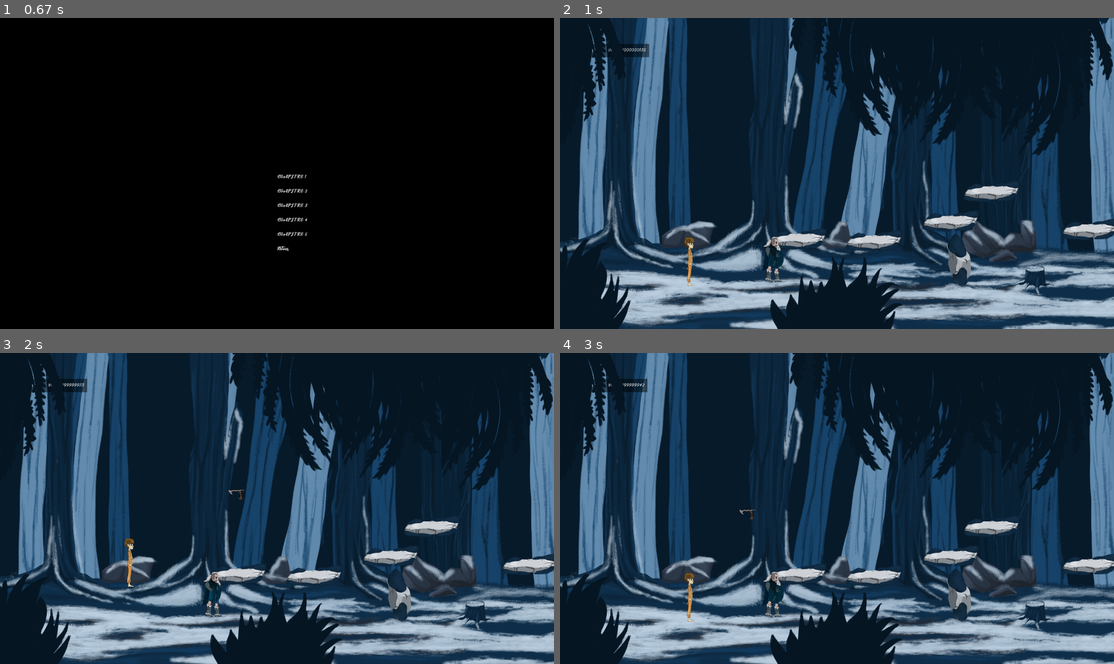
Above: before the commit, frames 1-4 (two rows, left to right).
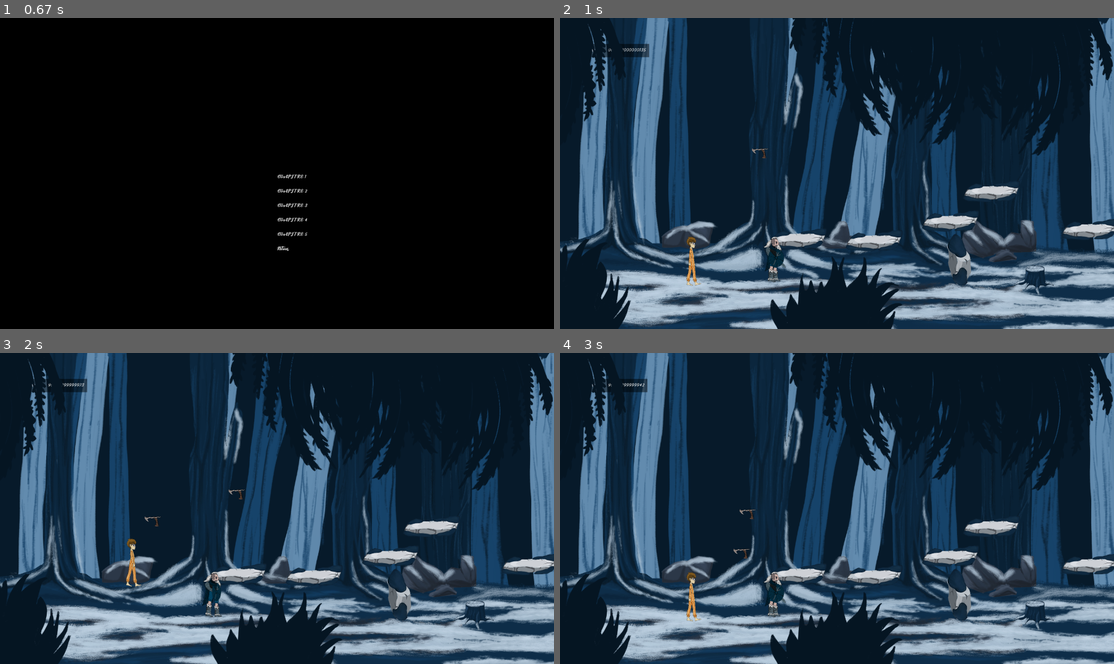
Above: after the commit, the same moments.

Repository: MomoCrash/gc-ministudio
Game: pygame game, started from main.py
Same seed, same stepped clock (60 frames per second), same inputs: the game is played once before the commit and once after it.
Inputs (mouse positions are in pixels of both pictures, inside the frame that each line leads up to):
- Up to frame 1 (0.67 s): tap Enter at 0.33 s
- Up to frame 2 (1 s): click "CHAPITRE 1" at 0.72 s
- Up to frame 3 (2 s): click (360, 399) at 1.05 s; right-click (260, 455) at 1.38 s; tap Space at 1.67 s
- Up to frame 4 (3 s): tap Space at 2.07, 2.37 s; click (1008, 502) at 2.55 s; press the mouse at (1008, 502) at 2.87 s; move the mouse to (936, 499) at 2.97 s

Frame 1 is identical in both runs. In frame 2, 0.4% of the frame differs, in the area x 22-41%, y 41-87%; in frame 3, 0.2%; in frame 4, 0.4%.

Commit message:
tiago lover

Diff:
--- a/entity.py
+++ b/entity.py
@@ -31,7 +31,7 @@
 
     def update( self, surface: pygame.Surface, camera: Vector2, deltaTime: int ) -> None:
         self.transform.position += self.velocity * deltaTime
-        self.spriteRenderer.draw( surface, camera, self.transform )
+        self.spriteRenderer.draw( surface, camera, self.transform, dt=deltaTime )
 
 
 
@@ -115,7 +115,7 @@
             else:
                 self.spriteRenderer.spriteSheetRef = SpriteSheetsRef.PLAYER_WALK_RIGHT
 
-        self.spriteRenderer.draw( surface, camera, self.transform, self.FinishAnim )
+        self.spriteRenderer.draw( surface, camera, self.transform, self.FinishAnim, dt=dt )
 
 
     def UpdateArrow(self, dt):
@@ -268,7 +268,7 @@
         self.CanThrow = True
         self.ThrowSpeed = 200
         self.Vecteur_directeur = pygame.Vector2(0,0)
-        self.hammer = None
+        self.hammer: GameObject = None
         self.shoot_timer = Timer(3, self.enableThrow )
         self.defence_timer = Timer(5, self.enableDefence )
         self.disable_shield_timer = Timer(1, self.disableShield )
@@ -303,7 +303,6 @@
 
         collision: bool = False
         self.transform.position.y += self.velocity.y * dt
-        print(self.velocity.y)
         for mapObject in solidElements: collision = collision or self.getCollision(mapObject)
         if (collision):
             self.transform.position.y -= self.velocity.y * dt
@@ -333,6 +332,8 @@
 
         self.transform.position += self.velocity
         if self.hammer != None:
+            print(self.hammer.transform.position.x)
+            print(self.hammer.transform.position.y)
             self.hammer.transform.position.x += self.Vecteur_directeur.x * self.ThrowSpeed * dt
             self.hammer.transform.position.y += self.Vecteur_directeur.y * self.ThrowSpeed * dt
 
@@ -358,7 +359,7 @@
 
 
 
-        self.spriteRenderer.draw( surface, camera, self.transform, self.FinishAnim )
+        self.spriteRenderer.draw( surface, camera, self.transform, self.FinishAnim, dt=dt )
 
 
     def enableDefence(self):
@@ -409,7 +410,7 @@
             return
 
         if self.maximum_distance < self.transform.position.distanceTo( player.transform.position ) < self.maximum_throw_distance:
-            self.hammer = GameObject(position=Vector2(self.transform.position.x   ,self.transform.position.y  ))#, anchor=(0.5,0.5))
+            self.hammer = GameObject(position=Vector2(self.transform.position.x   ,self.transform.position.y  ), spriteRef=SpritesRef.TOMAHAWK, spriteDimensions=Vector2(10,10))#, anchor=(0.5,0.5))
             self.Vecteur_directeur = Vector2(player.transform.position.x - self.transform.position.x, player.transform.position.y - self.transform.position.y )
             self.Vecteur_directeur.normalizeToSelf()
             self.CanThrow = False
@@ -421,4 +422,4 @@
     def draw(self, window: pygame.Surface, player: Player, camera: Vector2):
         #pygame.draw.line(window, (255,255,255), (self.rect_transform.x + self.width // 2 ,self.rect_transform.y + self …(205 unchanged characters)…
         if self.hammer != None:
-            Assets.GetSprite(SpritesRef.TOMAHAWK).draw(window,self.hammer.transform.position ,self.hammer.transform.scale)
+            self.hammer.update(window, camera)
--- a/gameobject.py
+++ b/gameobject.py
@@ -49,10 +49,10 @@
         if ( self.spriteRef == None and self.spriteSheetRef == None ):
             self.rect: pygame.Rect = pygame.Rect( transform.position.x, transform.position.y, transform.scale.x * self.dimensions.x, transform.scale.y * self.dimensions.y )
 
-    def draw( self, surface: pygame.Surface, camera: Vector2, transform: Transform, callback = lambda: 0 ) -> None:
+    def draw( self, surface: pygame.Surface, camera: Vector2, transform: Transform, callback = lambda: 0, dt: int=0 ) -> None:
         """Draws the sprite / sprite sheet / rectangle into the given surface (except if alpha color is 0)"""
         if ( not self.isVisible ): return
-        if ( self.spriteSheetRef != None ): Assets.GetSpriteSheet( self.spriteSheetRef ).draw( pygame.time.get_ticks(), surface, transform.position - camera, self.dimensions * transform.scale, callback )
+        if ( self.spriteSheetRef != None ): Assets.GetSpriteSheet( self.spriteSheetRef ).draw( dt, surface, transform.position - camera, self.dimensions * transform.scale, callback )
         elif ( self.spriteRef != None ): Assets.GetSprite( self.spriteRef ).draw( surface, transform.position - camera, self.dimensions * transform.scale )
         else:
             self.rect: pygame.Rect = pygame.Rect(transform.position.x - camera.x, transform.position.y - camera.y,
--- a/settings.py
+++ b/settings.py
@@ -3,8 +3,8 @@
 SCREEN_WIDTH = 1920
 SCREEN_HEIGHT = 1080
 
-# In frame number per second
-ANIMATION_DURATION = 300
+# In ticks
+ANIMATION_DURATION = 0.5
 
 WHITE = (255,255,255)
 BLACK = (0,0,0)
--- a/texture.py
+++ b/texture.py
@@ -78,27 +78,31 @@
 class SpriteSheet:
     def __init__(self, textures: list[Sprite]):
         self.frame_count = len(textures)
-        self.frame_per_image = settings.ANIMATION_DURATION // self.frame_count
+        self.frame_per_image = settings.ANIMATION_DURATION / self.frame_count
         self.textures = textures
         self.current_index = 0
-        self.time = pygame.time.get_ticks()
+
+        self.total_ticks = 0
+        self.next_image = 0
+
         self.callback: function = None
 
     # TODO: RANDOM FIRST FRAME / DELAY
     def draw( self, ticks, surface: pygame.Surface, position: Vector2, scale: Vector2, func = lambda: 0 ):
         self.callback = func
+        self.total_ticks += ticks
         if self.is_next_frame(ticks):
             self.current_index += 1
             if self.current_index >= self.frame_count:
                 self.callback()
                 self.current_index = 0
+            self.next_image = self.total_ticks + self.frame_per_image
 
 
         self.textures[self.current_index].draw( surface, position, scale )
 
     def is_next_frame(self, current_ticks) -> bool:
-        if current_ticks - self.time > self.frame_per_image:
-            self.time = current_ticks
+        if self.total_ticks > self.next_image:
             return True
         return False
 
